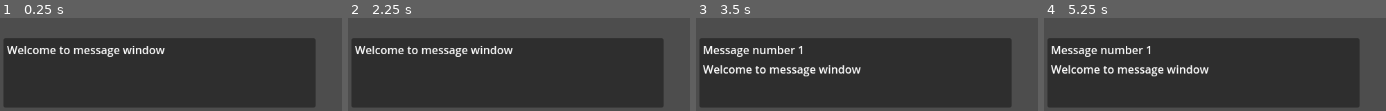
Above: before the commit, frames 1-4 (left to right).
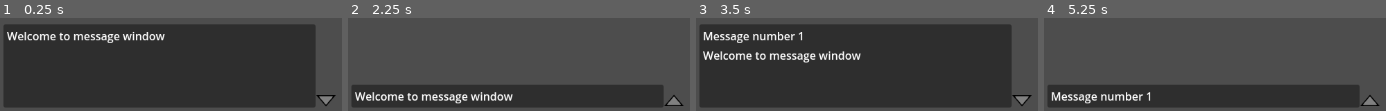
Above: after the commit, the same moments.

Repository: chris-hjelmfelt/godot-message-window
Game: Godot game, scene res://main.tscn
Two runs of this game, one before a commit and one after it. Both use one fixed random seed, a clock stepped at 60 frames per second and the inputs below.
Inputs (mouse positions are in pixels of both pictures, inside the frame that each line leads up to):
- Up to frame 1 (0.25 s): no input
- Up to frame 2 (2.25 s): click (672, 100) at 0.52 s; click (672, 100) at 1.27 s; click (672, 100) at 2.02 s
- Up to frame 3 (3.5 s): tap Enter at 2.75 s
- Up to frame 4 (5.25 s): tap Space at 3.5, 5 s; tap Enter at 4.25 s

The runs differ from the first frame. In frame 1, 16% of the frame differs, in the area x 1-99%, y 7-95%; in frame 2, 47%, in the area x 1-99%, y 21-95%; in frame 3, 19%; in frame 4, 45%.

Commit message:
collapsible message window

Diff:
--- a/main.tscn
+++ b/main.tscn
@@ -1,7 +1,10 @@
-[gd_scene load_steps=3 format=3 uid="uid://e5hwh24nk1a2"]
+[gd_scene load_steps=5 format=3 uid="uid://e5hwh24nk1a2"]
 
 [ext_resource type="Script" path="res://scripts/main.gd" id="1_f5vh7"]
 [ext_resource type="Script" path="res://scripts/message_window.gd" id="2_aeahu"]
+[ext_resource type="Texture2D" uid="uid://b7s8pa6ri67gs" path="res://Triangle.png" id="3_f7bcd"]
+
+[sub_resource type="SystemFont" id="SystemFont_avdbg"]
 
 [node name="Main" type="Node2D"]
 script = ExtResource("1_f5vh7")
@@ -31,25 +34,65 @@
 theme_override_constants/margin_right = 5
 theme_override_constants/margin_bottom = 5
 
-[node name="PanelContainer" type="PanelContainer" parent="UI/Message Window/MarginContainer"]
-custom_minimum_size = Vector2(450, 100)
+[node name="WidePanel" type="PanelContainer" parent="UI/Message Window/MarginContainer"]
+custom_minimum_size = Vector2(450, 120)
 layout_mode = 2
 
-[node name="MarginContainer" type="MarginContainer" parent="UI/Message Window/MarginContainer/PanelContainer"]
+[node name="MarginContainer" type="MarginContainer" parent="UI/Message Window/MarginContainer/WidePanel"]
 layout_mode = 2
 theme_override_constants/margin_left = 5
 theme_override_constants/margin_top = 5
 theme_override_constants/margin_right = 5
 theme_override_constants/margin_bottom = 5
 
-[node name="ScrollContainer" type="ScrollContainer" parent="UI/Message Window/MarginContainer/PanelContainer/MarginContainer"]
+[node name="ScrollContainer" type="ScrollContainer" parent="UI/Message Window/MarginContainer/WidePanel/MarginContainer"]
 layout_mode = 2
 
-[node name="VBoxContainer" type="VBoxContainer" parent="UI/Message Window/MarginContainer/PanelContainer/MarginContainer/ScrollContainer"]
+[node name="VBoxContainer" type="VBoxContainer" parent="UI/Message Window/MarginContainer/WidePanel/MarginContainer/ScrollContainer"]
 layout_mode = 2
 size_flags_horizontal = 3
 size_flags_vertical = 3
 theme_override_constants/separation = 5
+
+[node name="ThinPanel" type="PanelContainer" parent="UI/Message Window/MarginContainer"]
+custom_minimum_size = Vector2(450, 20)
+layout_mode = 2
+size_flags_vertical = 8
+
+[node name="MarginContainer" type="MarginContainer" parent="UI/Message Window/MarginContainer/ThinPanel"]
+layout_mode = 2
+theme_override_constants/margin_left = 5
+theme_override_constants/margin_top = 5
+theme_override_constants/margin_right = 5
+theme_override_constants/margin_bottom = 5
+
+[node name="Label" type="Label" parent="UI/Message Window/MarginContainer/ThinPanel/MarginContainer"]
+layout_mode = 2
+theme_override_fonts/font = SubResource("SystemFont_avdbg")
+theme_override_font_sizes/font_size = 16
+
+[node name="ButtonContainer" type="MarginContainer" parent="UI/Message Window"]
+custom_minimum_size = Vector2(490, 0)
+layout_mode = 1
+anchors_preset = 2
+anchor_top = 1.0
+anchor_bottom = 1.0
+offset_top = -40.0
+offset_right = 480.0
+grow_vertical = 0
+theme_override_constants/margin_left = 5
+theme_override_constants/margin_top = 5
+theme_override_constants/margin_right = 5
+theme_override_constants/margin_bottom = 5
+
+[node name="TextureButton" type="TextureButton" parent="UI/Message Window/ButtonContainer"]
+custom_minimum_size = Vector2(30, 20)
+layout_mode = 2
+size_flags_horizontal = 8
+size_flags_vertical = 8
+texture_normal = ExtResource("3_f7bcd")
+ignore_texture_size = true
+stretch_mode = 5
 
 [node name="Camera2D" type="Camera2D" parent="."]
 position = Vector2(575, 325)
@@ -58,4 +101,5 @@
 wait_time = 3.0
 autostart = true
 
+[connection signal="pressed" from="UI/Message Window/ButtonContainer/TextureButton" to="UI/Message Window" method="_on_texture_button_pressed"]
 [connection signal="timeout" from="Timer" to="." method="_on_timer_timeout"]
--- a/scripts/message_window.gd
+++ b/scripts/message_window.gd
@@ -1,14 +1,27 @@
 extends Control
 
-@onready var vbox: VBoxContainer = $MarginContainer/PanelContainer/MarginContainer/ScrollContainer/VBoxContainer
+@onready var wide: PanelContainer = $MarginContainer/WidePanel
+@onready var thin: PanelContainer = $MarginContainer/ThinPanel
+@onready var widebox: VBoxContainer = $MarginContainer/WidePanel/MarginContainer/ScrollContainer/VBoxContainer
+@onready var thinlabel: Label = $MarginContainer/ThinPanel/MarginContainer/Label
+@onready var button: TextureButton = $ButtonContainer/TextureButton
 
 
 func _ready() -> void:
+	thin.visible = false
+	button.flip_v = true
 	Globals.display_message.connect(display)
 
 
 func display(message: String):
 	var newline = Label.new()
 	newline.text = message
-	vbox.add_child(newline)
-	vbox.move_child(newline, 0)
+	widebox.add_child(newline)
+	widebox.move_child(newline, 0)
+	thinlabel.text = message  # copy new message to the thin panel
+
+
+func _on_texture_button_pressed() -> void:
+	thin.visible = !thin.visible
+	wide.visible = !wide.visible
+	button.flip_v = !button.flip_v
Binary file added: Triangle.png
